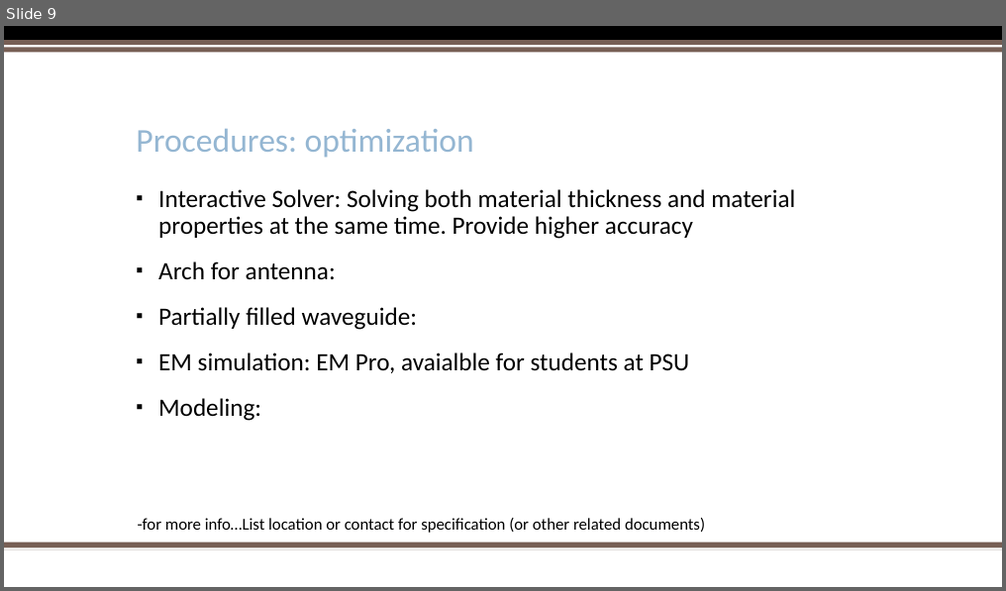
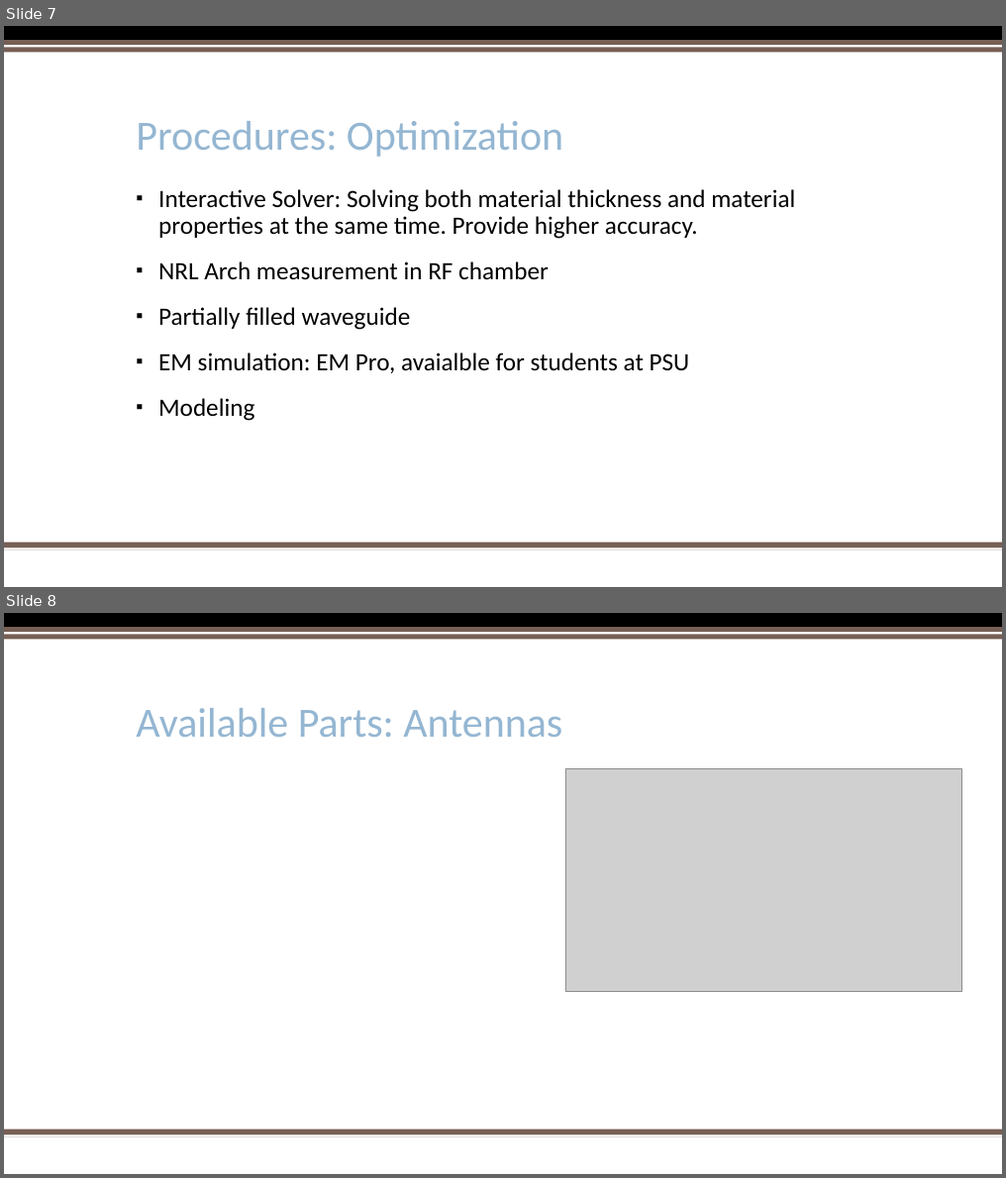
Before and after one commit to trankhiemha/ECE412-413-Capstone-Project-N3, a slide deck: Capstone project proposal presentation.pptx. Shown one above the other, each under a label of ours: slide 9 before the commit, slides 7 and 8 after it. The pictures are 1006x591 and 1006x1178 pixels, drawn with LibreOffice and Linux fonts; fonts in the diff are those of the drawing; grey boxes stand for pictures; background and template pictures are left out. Boxes give left, top, right and bottom in pixels: in the first picture for what was removed or moved away, otherwise in the second. Text is boxed around its words. In the diff, an @@ line names an element or a change of style, - is before the commit and + after.

```diff
--- a/Capstone project proposal presentation.pptx
+++ b/Capstone project proposal presentation.pptx
@@ slide 8 added at [4,613,1002,1174], background #FFFFFF; not listed: 5 template elements that a slide beside it also shows @@
@@ title added at [136,708,562,737], 40 pt, text #94B6D2 @@
+Available Parts: Antennas
@@ picture added at [565,768,962,992] @@
@@ what was slide 9 is now slide 7 @@
@@ slide 7 changed as well @@
@@ title at [136,121,563,157]: text changed; size 32 to 40 pt @@
-Procedures: optimization
+Procedures: Optimization
@@ text at [158,189,795,330]: text changed @@
-▪ Interactive Solver: Solving both material thickness and material properties at the same time. Provide higher accuracy
-▪ Arch for antenna:
-▪ Partially filled waveguide:
+▪ Interactive Solver: Solving both material thickness and material properties at the same time. Provide higher accuracy.
+▪ NRL Arch measurement in RF chamber
+▪ Partially filled waveguide
@@ text at [158,398,254,421]: text changed @@
-▪ Modeling:
+▪ Modeling
@@ text removed at [138,518,705,533] @@
--for more info…List location or contact for specification (or other related documents)
```
Also in this commit, not shown: 9 other slides changed, 1 other slide added, 1 slide removed.
